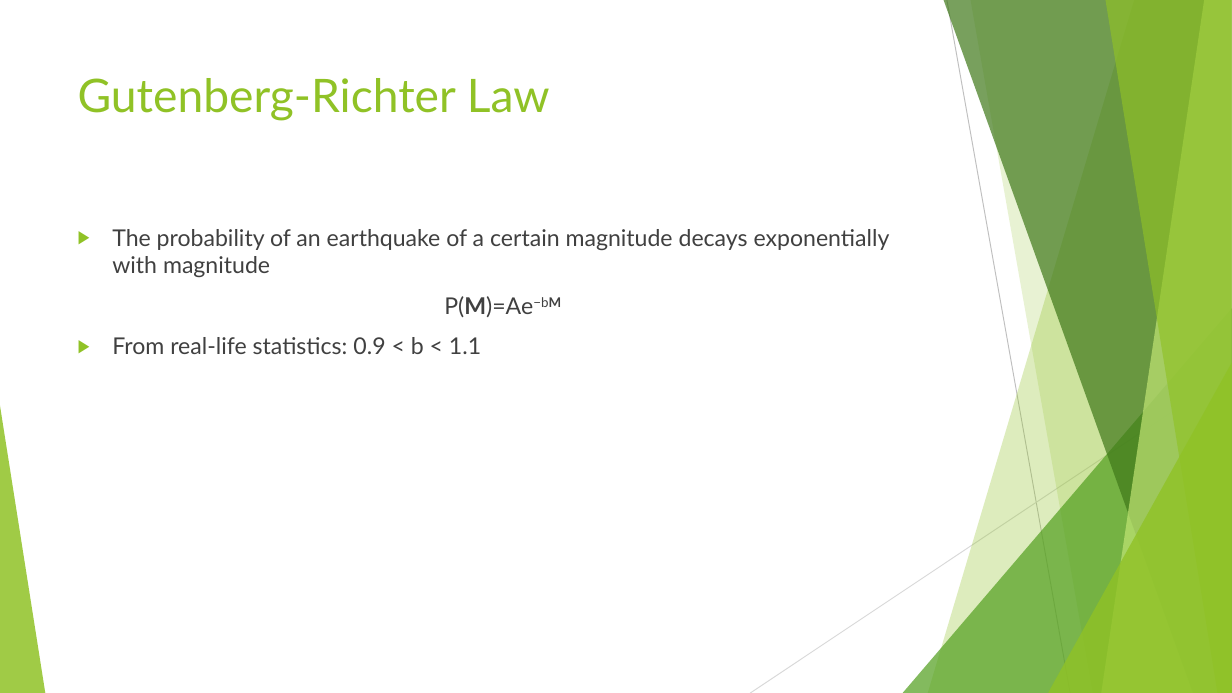
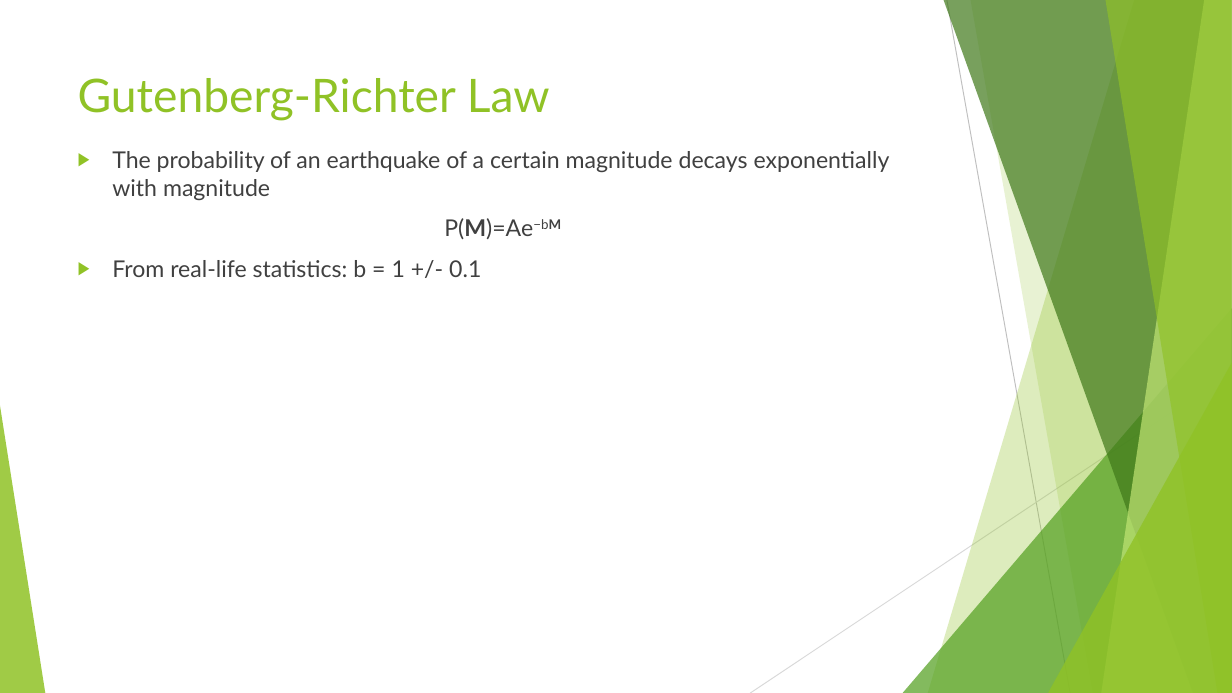
Before and after one commit to aMartin6/Final_Project, a slide deck: slide 4 of Earthquake Presentation.pptx (slide 3 before the commit). Drawn at 1232x693 pixels with LibreOffice and Linux fonts; fonts in the diff are those of the drawing. Boxes give left, top, right and bottom in pixels: in the first picture for what was removed or moved away, otherwise in the second. Text is boxed around its words. In the diff, an @@ line names an element or a change of style, - is before the commit and + after.

```diff
--- a/Earthquake Presentation.pptx
+++ b/Earthquake Presentation.pptx
@@ text "The probability of an earthquake ...": place and size @@
-text "The probability of an earthquake ..." at bbox=[112, 229, 890, 354]
+text "The probability of an earthquake ..." at bbox=[112, 151, 890, 277]
@@ text at bbox=[112, 260, 481, 277]: text changed @@
-▶ From real-life statistics: 0.9 < b < 1.1
+▶ From real-life statistics: b = 1 +/- 0.1
```
Also in this commit, not shown: 7 other slides changed, 3 slides added, 1 slide removed.
